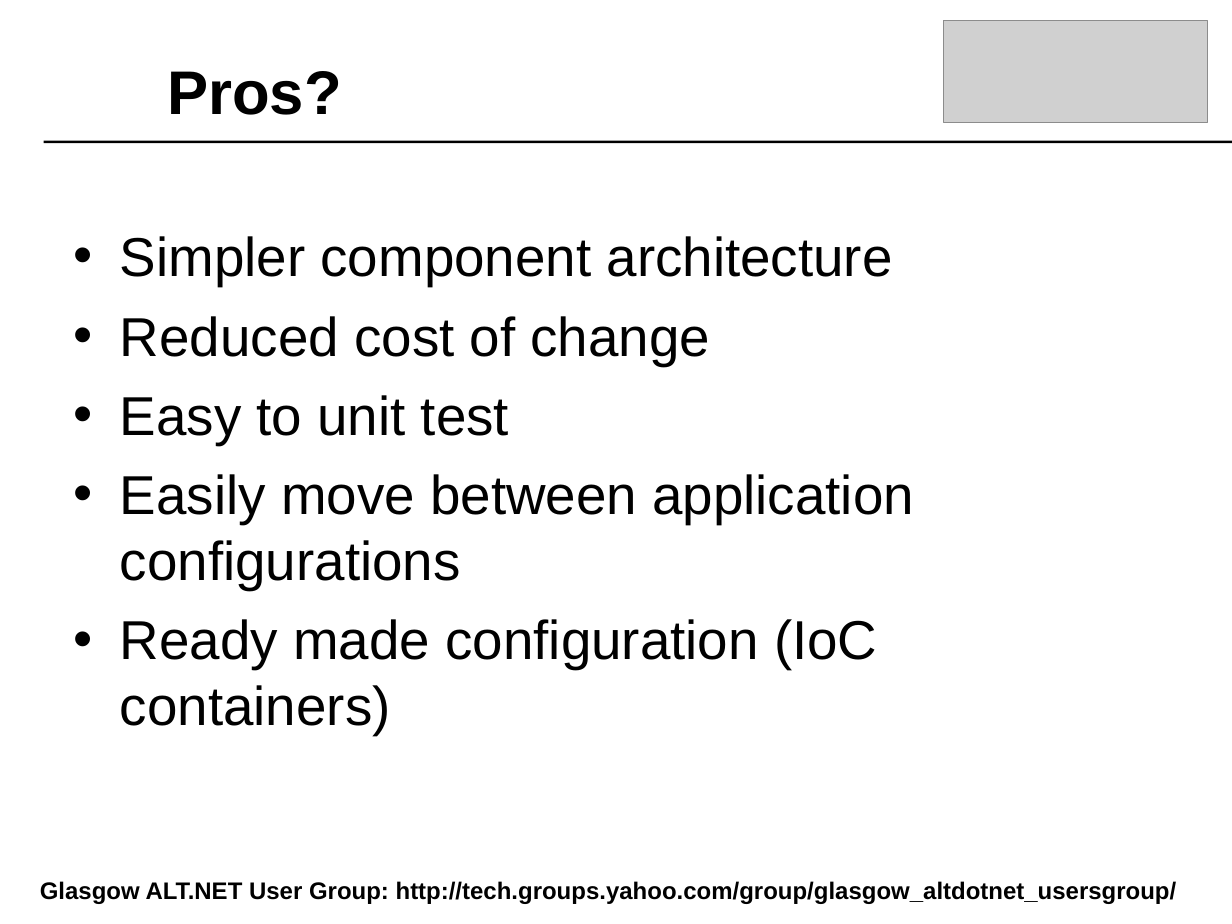
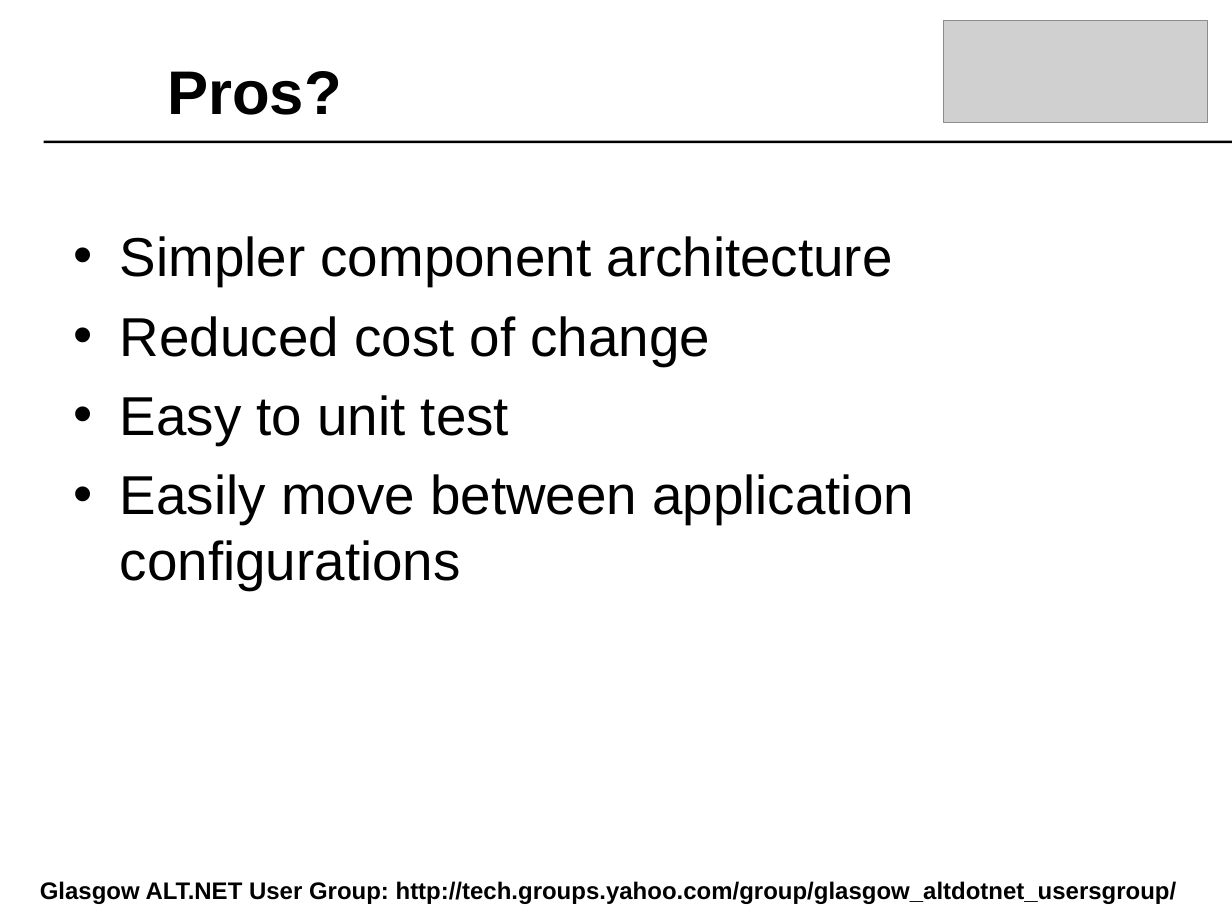
Before and after one commit to craignicol/scotaltdotnet, a slide deck: slide 35 of belfast/IOC-TDD-And Testability.ppt (slide 37 before the commit). Drawn at 1232x924 pixels with LibreOffice and Linux fonts; fonts in the diff are those of the drawing; grey boxes stand for pictures; background and template pictures are left out. Boxes give left, top, right and bottom in pixels: in the first picture for what was removed or moved away, otherwise in the second. Text is boxed around its words. In the diff, an @@ line names an element or a change of style, - is before the commit and + after.

```diff
--- a/belfast/IOC-TDD-And Testability.ppt
+++ b/belfast/IOC-TDD-And Testability.ppt
@@ text at <box>120,619,877,735</box>: paragraph removed @@
-• Ready made configuration (IoC containers)
```
Also in this commit, not shown: 2 other slides changed, 2 slides removed, 9 other files.
